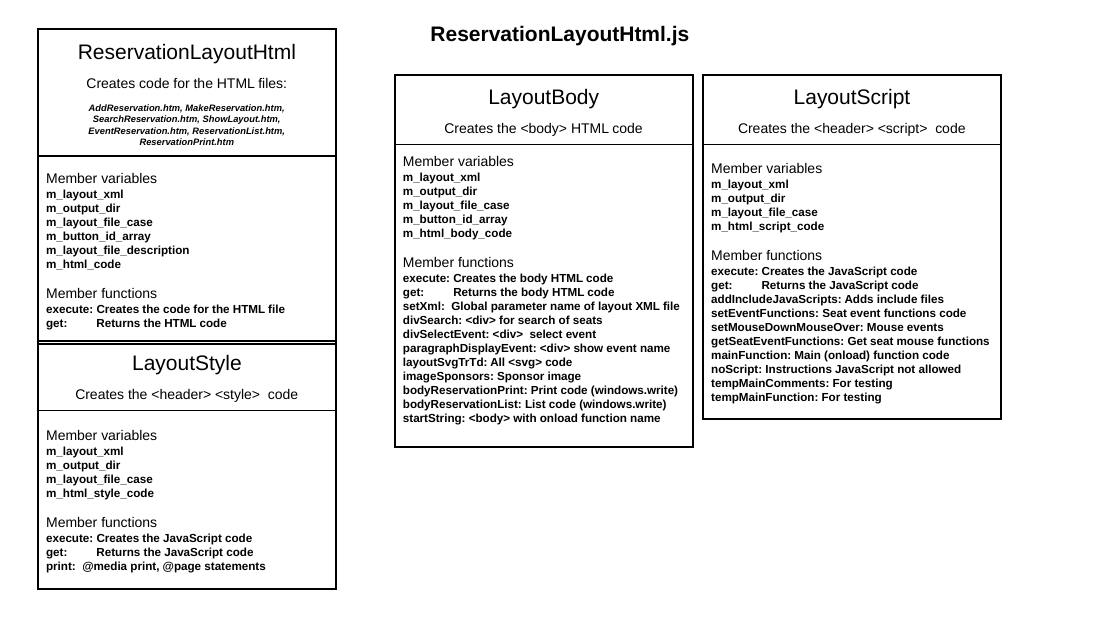
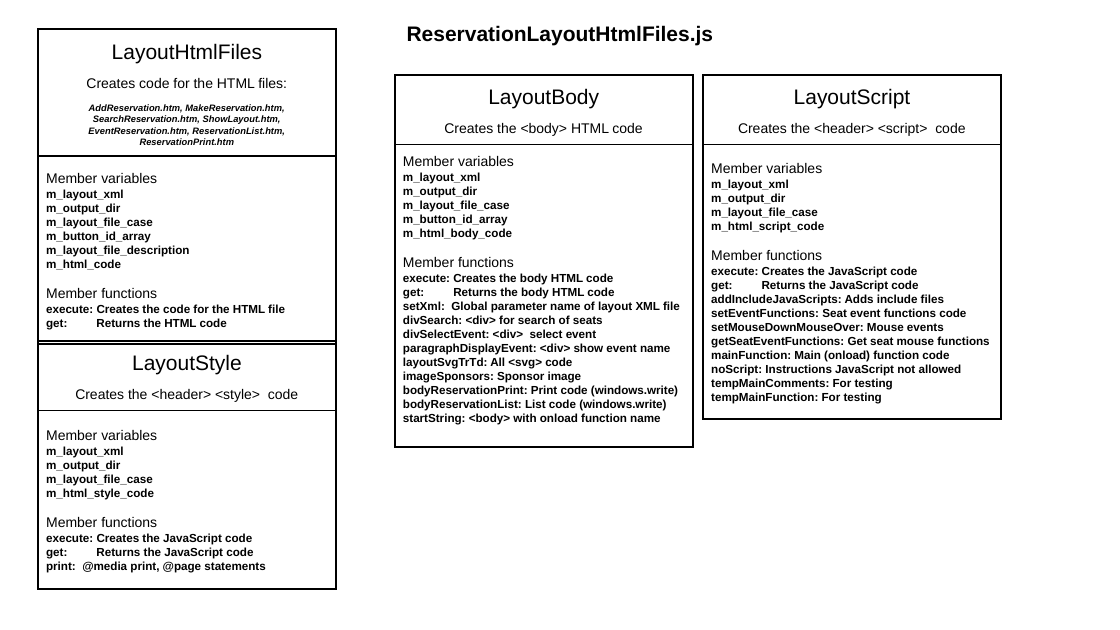
Before and after one commit to JazzLiveAarau/WwwReservationLayout, a slide deck: slide 18 of Description/ReservationLayout.pptx. Drawn at 1120x630 pixels with LibreOffice and Linux fonts; fonts in the diff are those of the drawing. Boxes give left, top, right and bottom in pixels: in the first picture for what was removed or moved away, otherwise in the second. Text is boxed around its words. In the diff, an @@ line names an element or a change of style, - is before the commit and + after.

Commit message:
Class ReservationLayoutHtml replace by ReservationLayoutHtmlFiles

```diff
--- a/Description/ReservationLayout.pptx
+++ b/Description/ReservationLayout.pptx
@@ text at (407,25,714,45): text changed @@
-ReservationLayoutHtml.js
+ReservationLayoutHtmlFiles.js
@@ text in rectangle at (112,43,262,63): text changed @@
-ReservationLayoutHtml
+LayoutHtmlFiles
```
Also in this commit, not shown: 5 other files.
